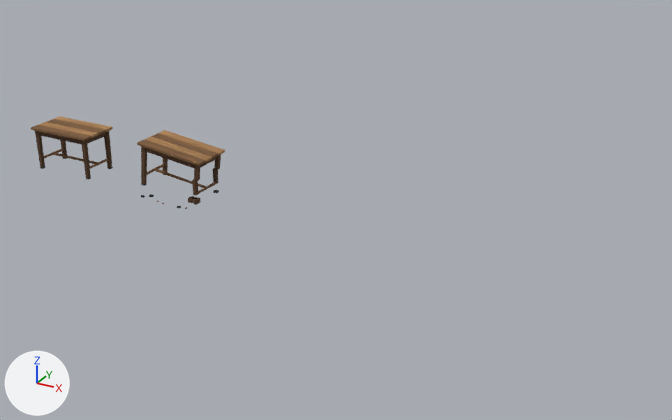
A saved change to the Blender file models/furniture/table_wood.blend.
Both versions are drawn from a camera (50 mm lens) standing at (11.81, -11.05, 5.82) and looking at (5.65, 0.15, 0.22). Arrows for +X, +Y and +Z are at lower left; the lights stay in place. The picture after the commit comes second.

In view in the first picture: 'table_wood_obedennyy_broken', 'table_wood_obedennyy_idle'.
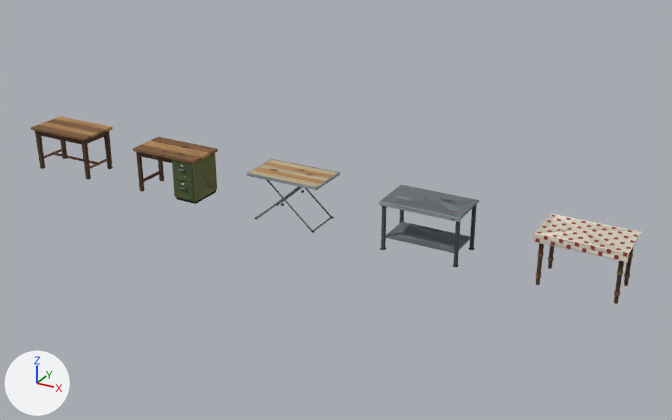
Location of each change, [x1, y1, x2, y2] in pixels of the pictures (672 x 420 px):
'table_wood_metallicheskiy_idle', added: after [379, 185, 479, 267]
'table_wood_kuhonnyy_stol_idle', added: after [533, 214, 641, 304]
'table_wood_pismennyy_idle', added: after [133, 137, 218, 204]
'table_wood_obedennyy_broken', deleted (brown): before [137, 130, 225, 209]
'table_wood_skladnoy_idle', added (beige): after [247, 159, 340, 233]

Patch to the scene script:
```diff
--- a/models/furniture/table_wood.blend.py
+++ b/models/furniture/table_wood.blend.py
@@ me_table_wood_kuhonnyy_stol_idle @@
+me_table_wood_kuhonnyy_stol_idle.from_pydata(...)  # 910 vertices, 755 faces; spans x -0.6..0.6, y -0.368..0.36, z 0.0..0.762
+me_table_wood_kuhonnyy_stol_idle.materials.append(mat_palette)  # picture img_palette_png
@@ me_table_wood_metallicheskiy_idle @@
+me_table_wood_metallicheskiy_idle.from_pydata(...)  # 425 vertices, 446 faces; spans x -0.605..0.605, y -0.367..0.35, z 0.0..0.753
+me_table_wood_metallicheskiy_idle.materials.append(mat_palette)  # picture img_palette_png
@@ me_table_wood_skladnoy_idle @@
+me_table_wood_skladnoy_idle.from_pydata(...)  # 457 vertices, 468 faces; spans x -0.6..0.6, y -0.35..0.35, z -0.011..0.753
+me_table_wood_skladnoy_idle.materials.append(mat_palette)  # picture img_palette_png
@@ me_table_wood_pismennyy_idle @@
+me_table_wood_pismennyy_idle.from_pydata(...)  # 757 vertices, 794 faces; spans x -0.6..0.6, y -0.338..0.325, z 0.0..0.754
+me_table_wood_pismennyy_idle.materials.append(mat_palette)  # picture img_palette_png
@@ ob_table_wood_obedennyy_broken @@
-ob_table_wood_obedennyy_broken = bpy.data.objects.new('table_wood_obedennyy_broken', me_table_wood_obedennyy_broken)
-ob_table_wood_obedennyy_broken.location = (2.84, 0.0, 0.0)
@@ ob_table_wood_kuhonnyy_stol_idle @@
+ob_table_wood_kuhonnyy_stol_idle = bpy.data.objects.new('table_wood_kuhonnyy_stol_idle', me_table_wood_kuhonnyy_stol_idle)
+ob_table_wood_kuhonnyy_stol_idle.location = (9.41, 0.0, 0.0)
@@ ob_table_wood_metallicheskiy_idle @@
+ob_table_wood_metallicheskiy_idle = bpy.data.objects.new('table_wood_metallicheskiy_idle', me_table_wood_metallicheskiy_idle)
+ob_table_wood_metallicheskiy_idle.location = (7.21, 0.0, 0.0)
@@ ob_table_wood_skladnoy_idle @@
+ob_table_wood_skladnoy_idle = bpy.data.objects.new('table_wood_skladnoy_idle', me_table_wood_skladnoy_idle)
+ob_table_wood_skladnoy_idle.location = (5.0, 0.0, 0.0)
@@ ob_table_wood_pismennyy_idle @@
+ob_table_wood_pismennyy_idle = bpy.data.objects.new('table_wood_pismennyy_idle', me_table_wood_pismennyy_idle)
+ob_table_wood_pismennyy_idle.location = (2.8, 0.0, 0.0)
```
